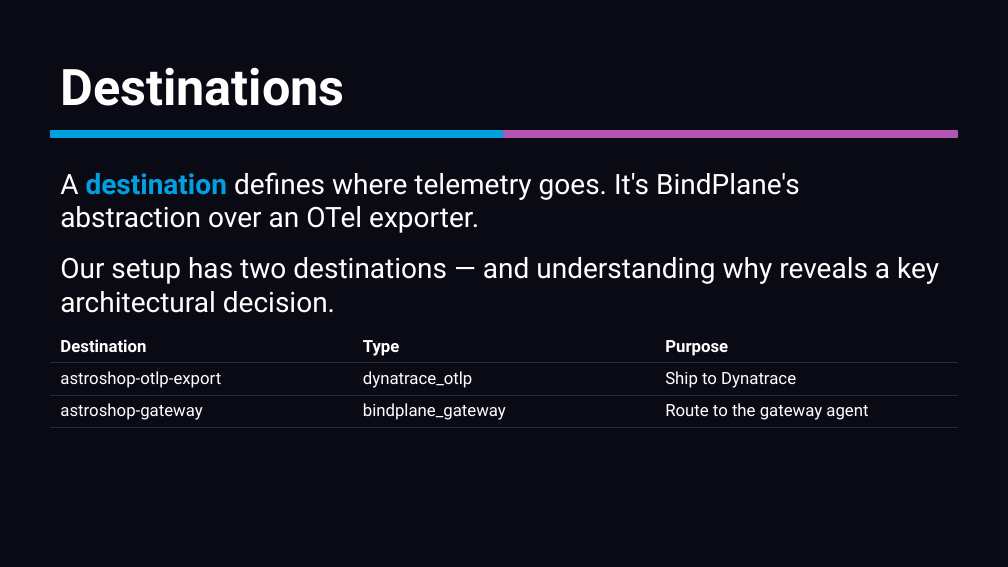
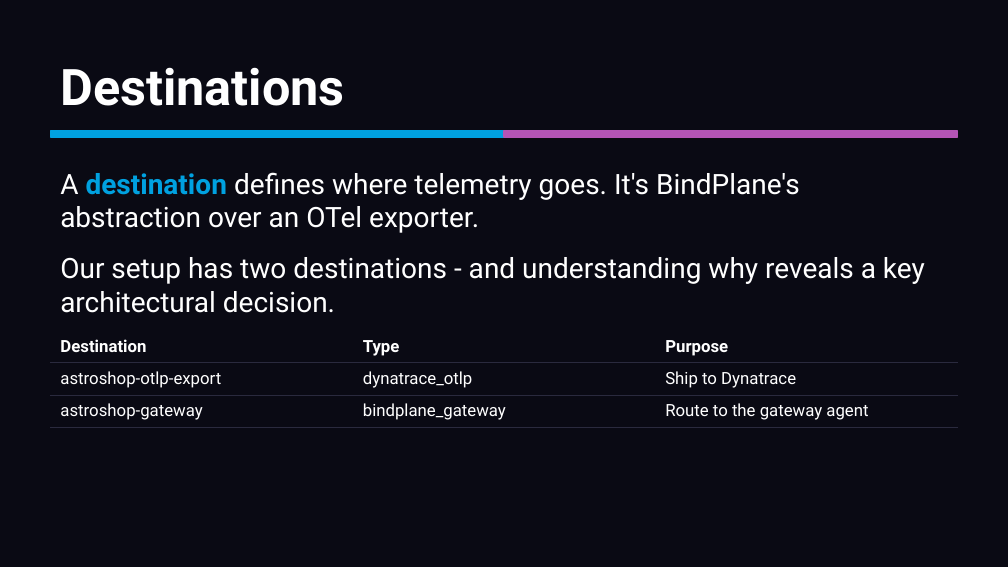
Before and after one commit to mreider/astroshop-bindplane-labs, a slide deck: slide 12 of docs/bindplane-primer/bindplane-primer.pptx. Drawn at 1008x567 pixels with LibreOffice and Linux fonts; fonts in the diff are those of the drawing. Boxes give left, top, right and bottom in pixels: in the first picture for what was removed or moved away, otherwise in the second. Text is boxed around its words. In the diff, an @@ line names an element or a change of style, - is before the commit and + after.

```diff
--- a/docs/bindplane-primer/bindplane-primer.pptx
+++ b/docs/bindplane-primer/bindplane-primer.pptx
@@ text at (60, 257, 925, 313): text changed @@
-Our setup has two destinations — and understanding why reveals a key architectural decision.
+Our setup has two destinations - and understanding why reveals a key architectural decision.
```
Also in this commit, not shown: 9 other slides changed, 2 other files.
